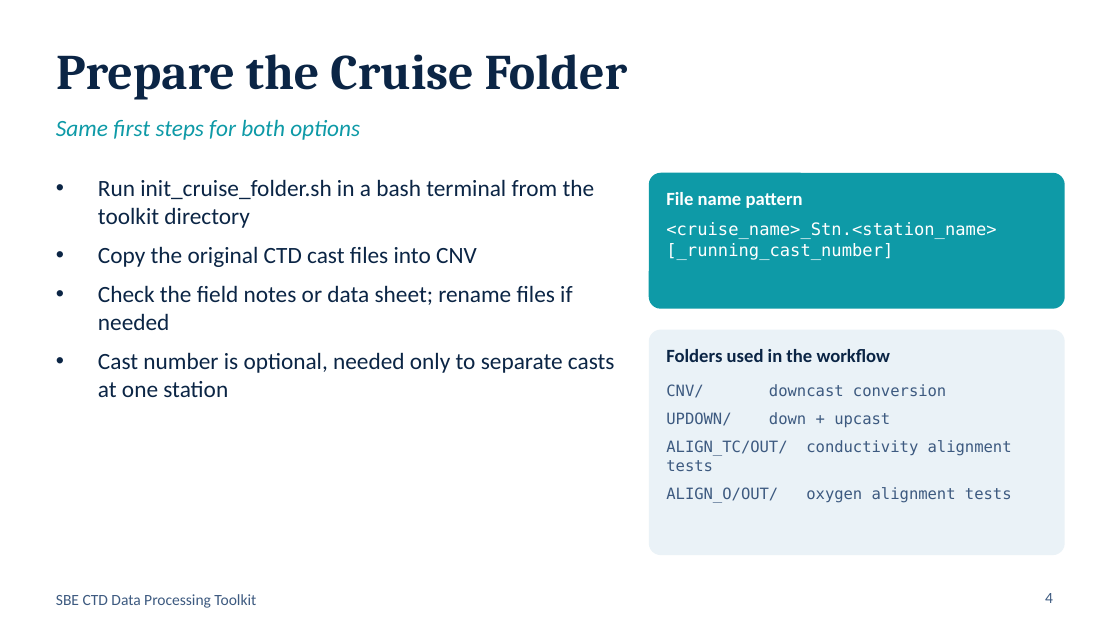
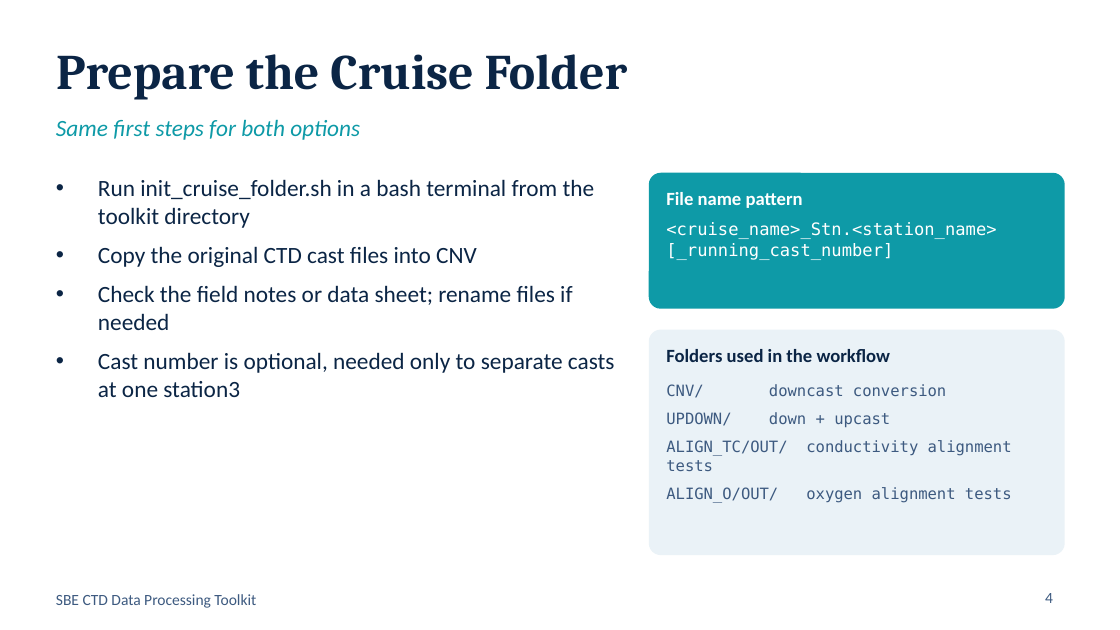
Before and after one commit to GCOOS/SBE-Data-Processing-Toolkit, a slide deck: slide 4 of DOC/SBE_CTD_Toolkit.pptx. Drawn at 1120x630 pixels with LibreOffice and Linux fonts; fonts in the diff are those of the drawing. Boxes give left, top, right and bottom in pixels: in the first picture for what was removed or moved away, otherwise in the second. Text is boxed around its words. In the diff, an @@ line names an element or a change of style, - is before the commit and + after.

```diff
--- a/DOC/SBE_CTD_Toolkit.pptx
+++ b/DOC/SBE_CTD_Toolkit.pptx
@@ text at (98,352,615,397): text changed @@
-• Cast number is optional, needed only to separate casts at one station
+• Cast number is optional, needed only to separate casts at one station3
```
Also in this commit, not shown: 3 other slides changed, 1 slide removed, 9 other files.
